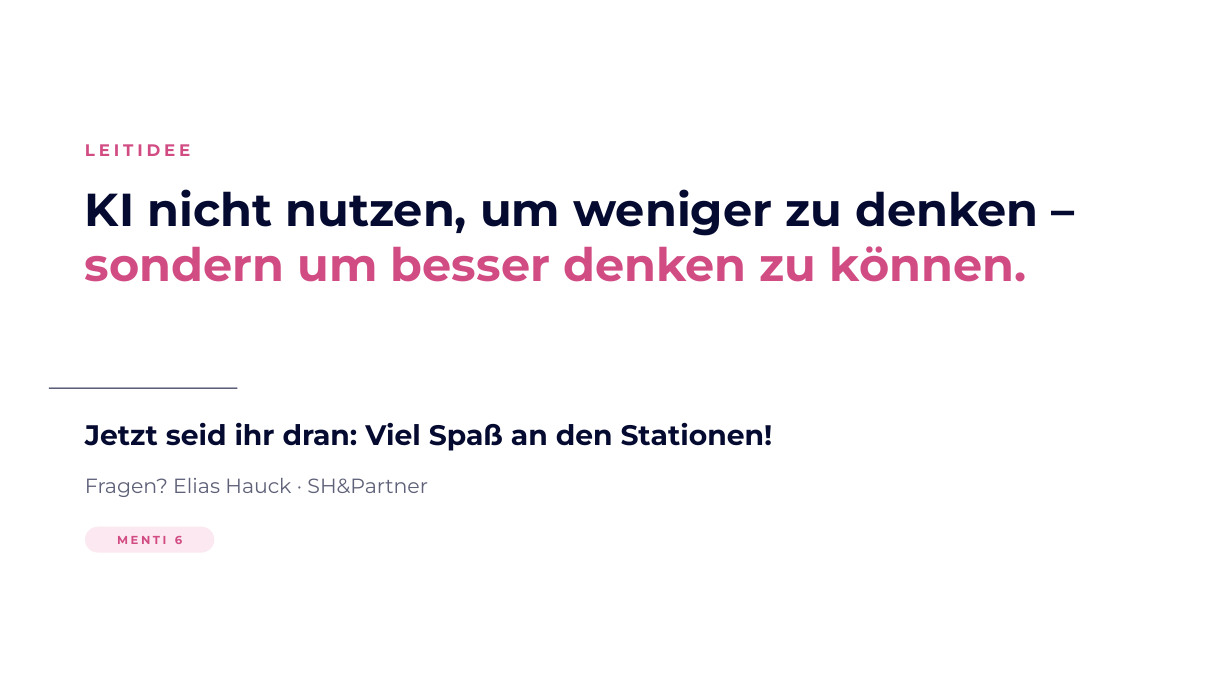
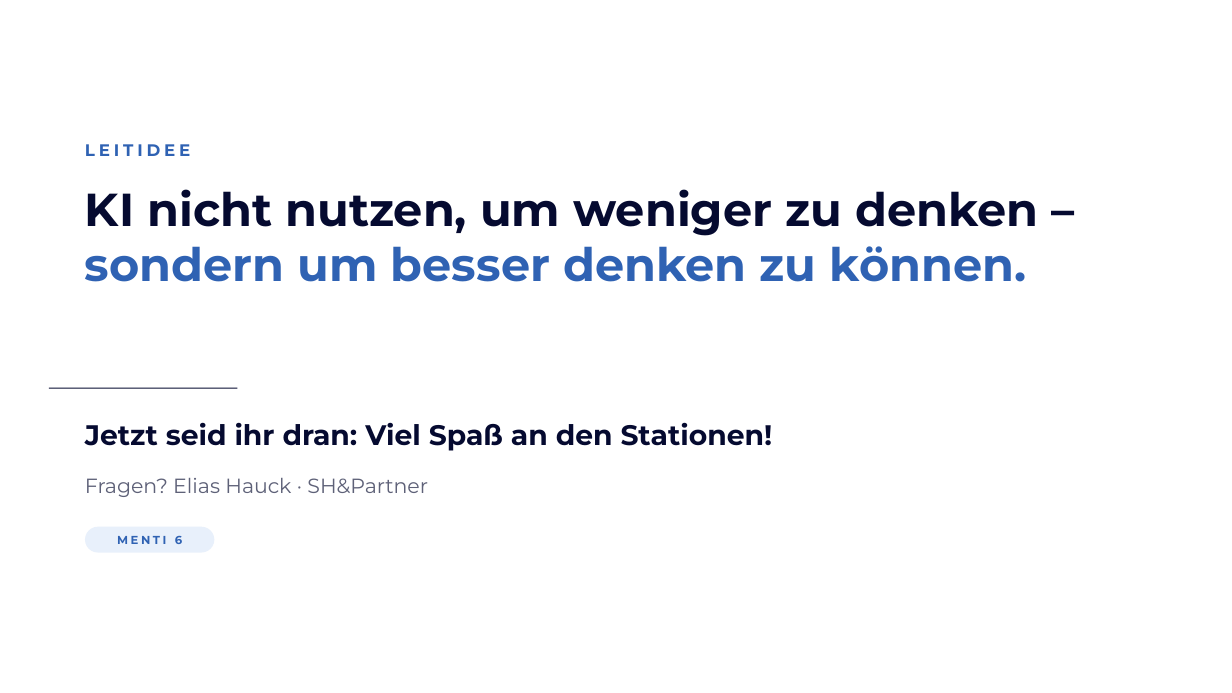
Before and after one commit to elias762/Advisory-board, a slide deck: slide 26 of ki-tag-gymnasium-sued/KI-Tag_Gymnasium-Sued_Impulsvortrag.pptx. Drawn at 1232x693 pixels with LibreOffice and Linux fonts; fonts in the diff are those of the drawing; background and template pictures are left out. Boxes give left, top, right and bottom in pixels: in the first picture for what was removed or moved away, otherwise in the second. Text is boxed around its words. In the diff, an @@ line names an element or a change of style, - is before the commit and + after.

```diff
--- a/ki-tag-gymnasium-sued/KI-Tag_Gymnasium-Sued_Impulsvortrag.pptx
+++ b/ki-tag-gymnasium-sued/KI-Tag_Gymnasium-Sued_Impulsvortrag.pptx
@@ text "LEITIDEE" at [85, 144, 190, 156]: text colour #D24C84 to #2F62B3 @@
@@ text at [85, 246, 1027, 282]: text colour #D24C84 to #2F62B3 in "sondern um besser denken zu können." @@
@@ text "MENTI 6" at [117, 536, 182, 544]: text colour #D24C84 to #2F62B3 @@
@@ rounded rectangle at [85, 527, 214, 553]: fill #FCE8F0 to #E8F0FB @@
```
Also in this commit, not shown: 22 other slides changed, 11 slides added, 1 slide removed, 1 other file.
